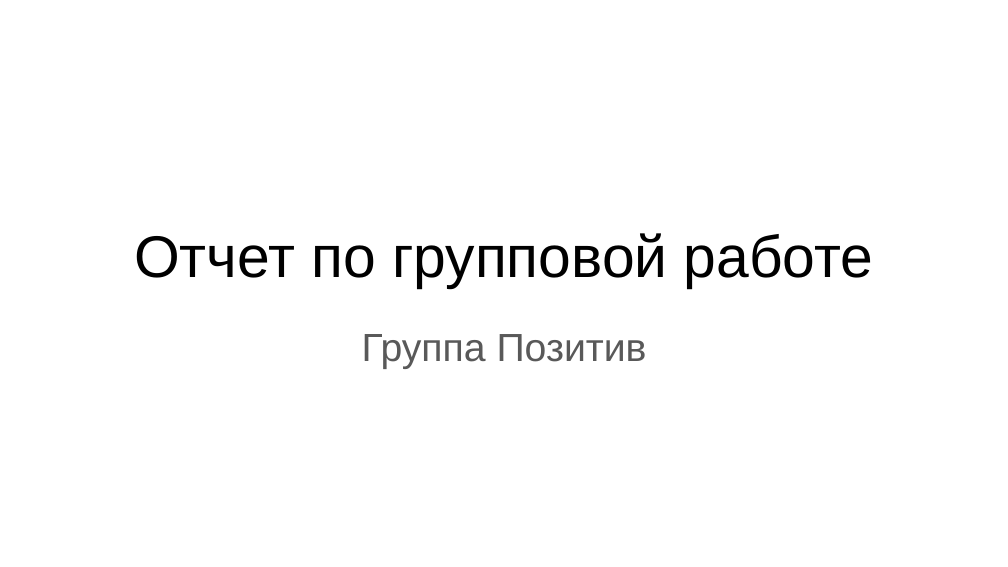
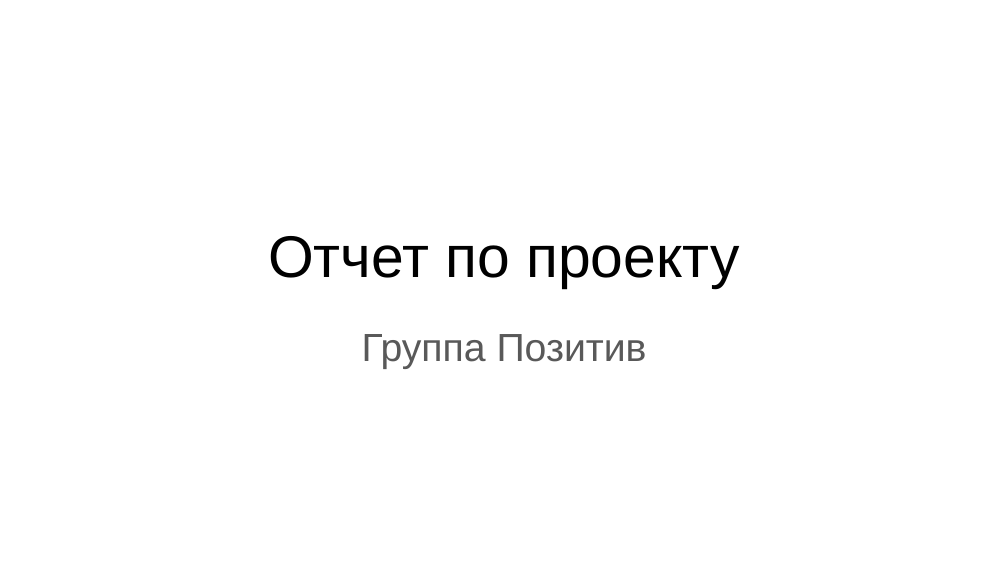
Before and after one commit to teamdevm/teamwork-positive, a slide deck: slide 1 of Documentation/Отчет по проекту.pptx. Drawn at 1008x567 pixels with LibreOffice and Linux fonts; fonts in the diff are those of the drawing. Boxes give left, top, right and bottom in pixels: in the first picture for what was removed or moved away, otherwise in the second. Text is boxed around its words. In the diff, an @@ line names an element or a change of style, - is before the commit and + after.

```diff
--- a/Documentation/Отчет по проекту.pptx
+++ b/Documentation/Отчет по проекту.pptx
@@ title at (268,236,739,288): text changed @@
-Отчет по групповой работе
+Отчет по проекту
```
Also in this commit, not shown: 8 other slides changed, 16 slides added, 2 slides removed, 2 other files.
